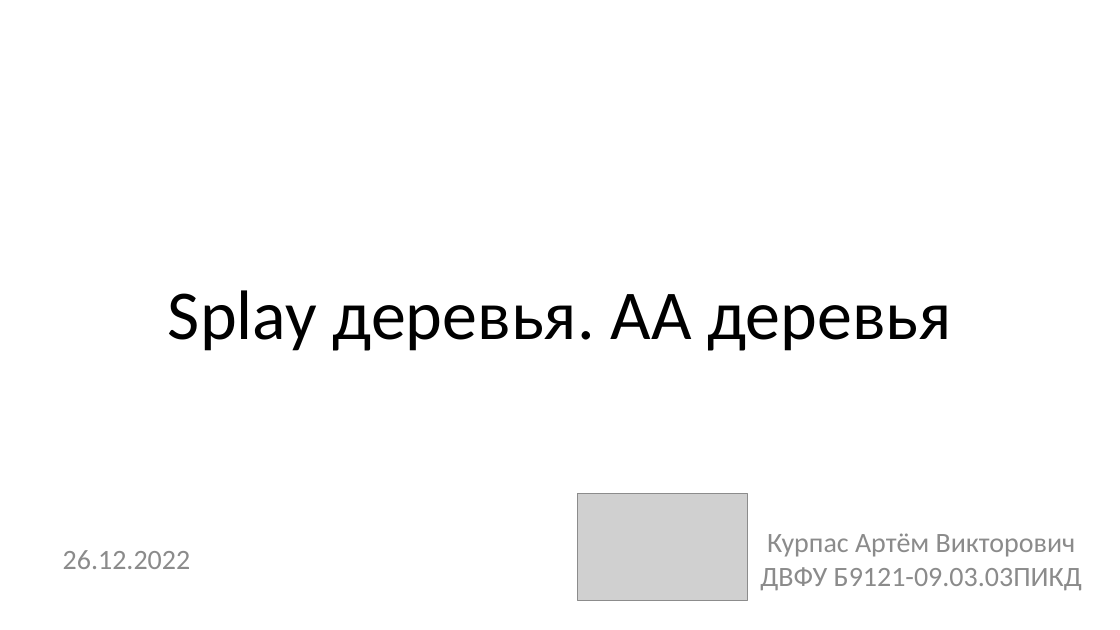
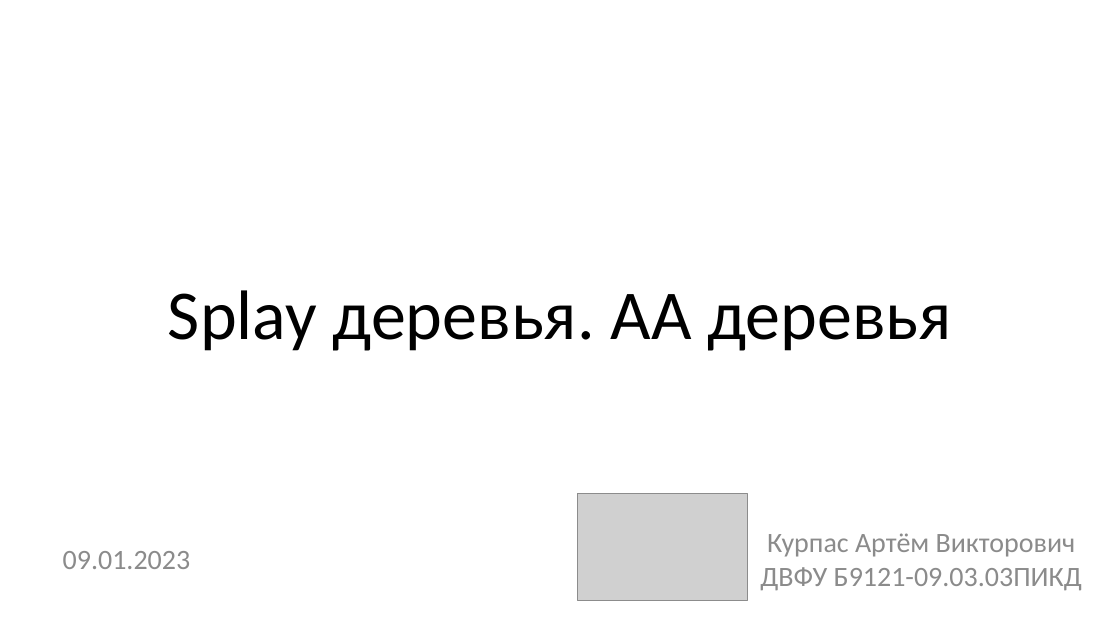
Before and after one commit to TheMeekrok/splay-aa-tree-aisd-2022, a slide deck: slide 1 of docs/presentation.pptx. Drawn at 1120x630 pixels with LibreOffice and Linux fonts; fonts in the diff are those of the drawing; grey boxes stand for pictures. Boxes give left, top, right and bottom in pixels: in the first picture for what was removed or moved away, otherwise in the second. Text is boxed around its words. In the diff, an @@ line names an element or a change of style, - is before the commit and + after.

```diff
--- a/docs/presentation.pptx
+++ b/docs/presentation.pptx
@@ text at (x1=63, y1=551, x2=191, y2=569): text changed @@
-26.12.2022
+09.01.2023
```
Also in this commit, not shown: 28 other slides changed, 9 slides added, 8 other files.
